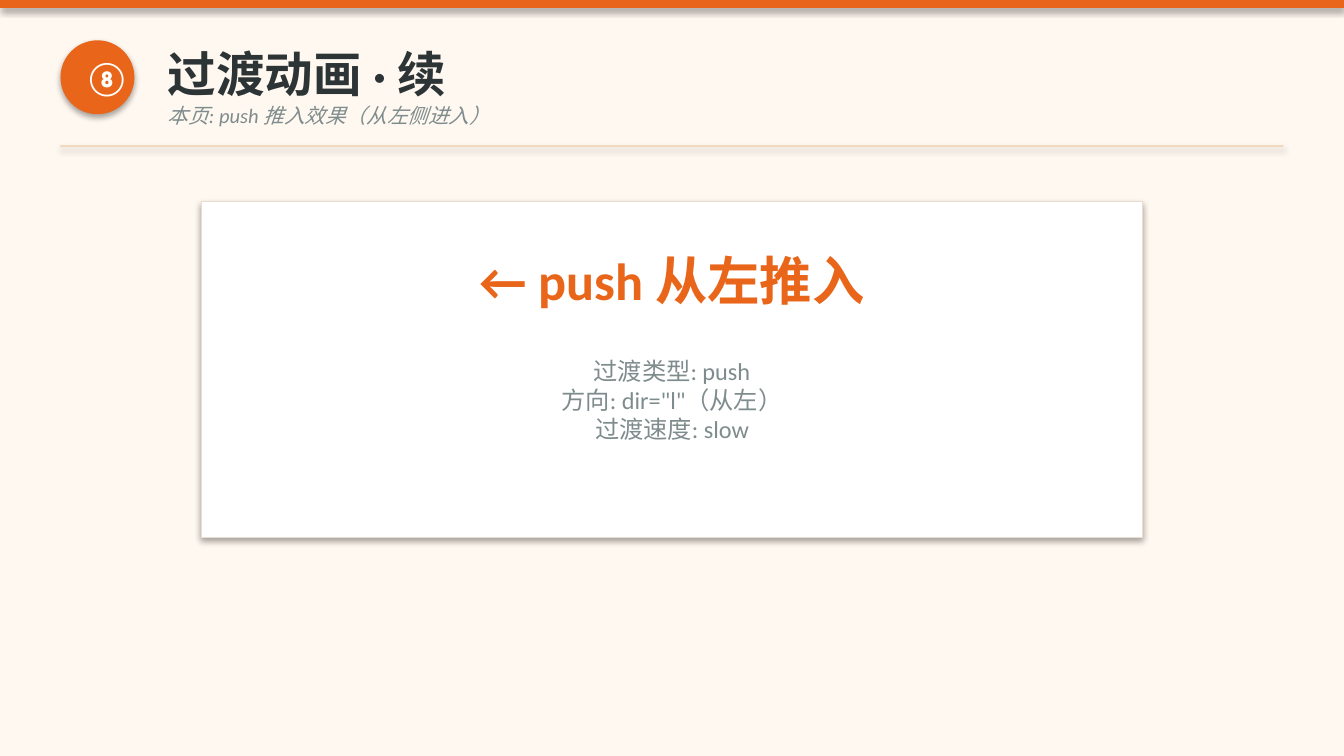
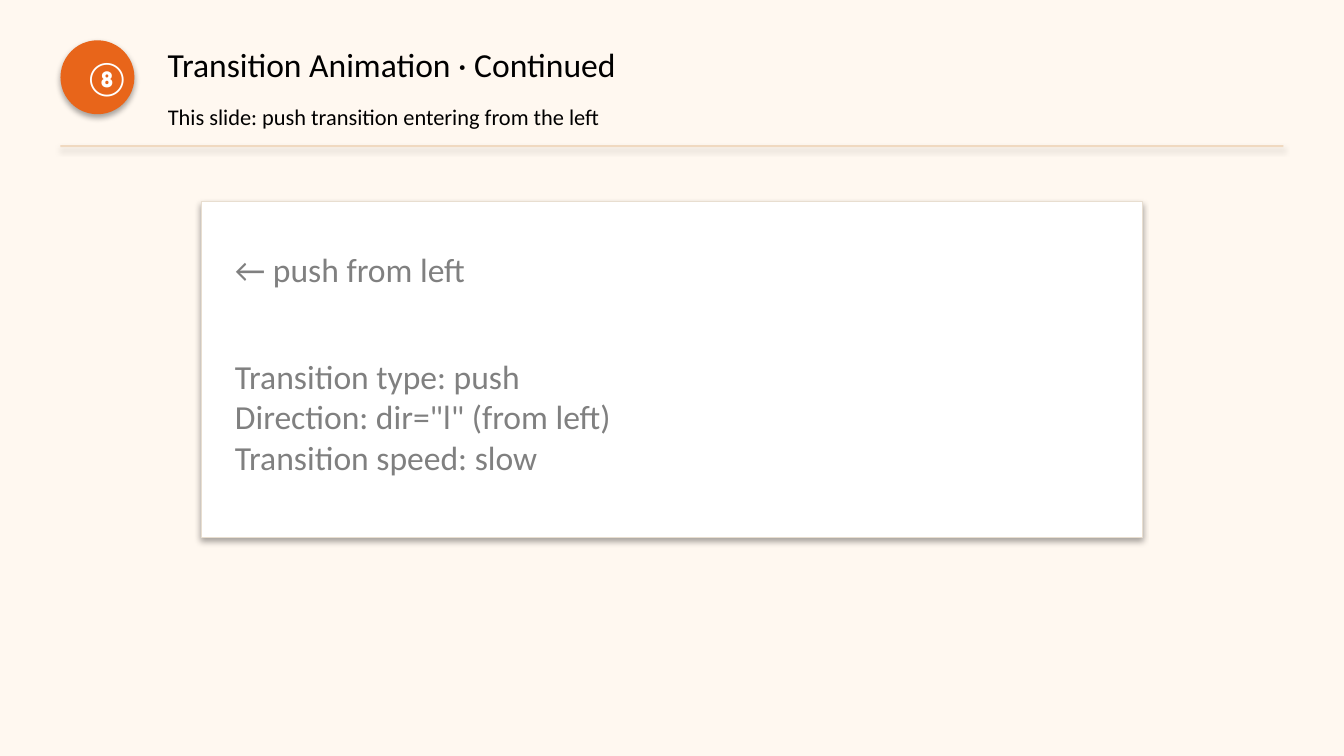
Before and after one commit to NingYuM/NingYuM.github.io, a slide deck: slide 13 of viewer-examples/samples/05-preview.pptx. Drawn at 1344x756 pixels with LibreOffice and Linux fonts; fonts in the diff are those of the drawing. Boxes give left, top, right and bottom in pixels: in the first picture for what was removed or moved away, otherwise in the second. Text is boxed around its words. In the diff, an @@ line names an element or a change of style, - is before the commit and + after.

```diff
--- a/viewer-examples/samples/05-preview.pptx
+++ b/viewer-examples/samples/05-preview.pptx
@@ rectangle removed at [0,0,1344,8] @@
@@ text at [168,53,615,78]: text changed; size 26 to 18 pt; text colour #2D3436 to #000000; bold off @@
-过渡动画 · 续
+Transition Animation · Continued
@@ text at [168,109,599,129]: text changed; size 11 to 12 pt; text colour #7F8C8D to #000000; italic off @@
-本页: push 推入效果（从左侧进入）
+This slide: push transition entering from the left
@@ text at [273,258,465,288]: text changed; size 28 to 18 pt; text colour #E8651A to #808080; bold off @@
-← push 从左推入
+← push from left
@@ text at [235,365,611,476]: text changed; size 13 to 18 pt; text colour #7F8C8D to #808080 @@
-过渡类型: push
-方向: dir="l"（从左）
-过渡速度: slow
+Transition type: push
+Direction: dir="l" (from left)
+Transition speed: slow
```
Also in this commit, not shown: 8 other slides changed, 20 other files.
